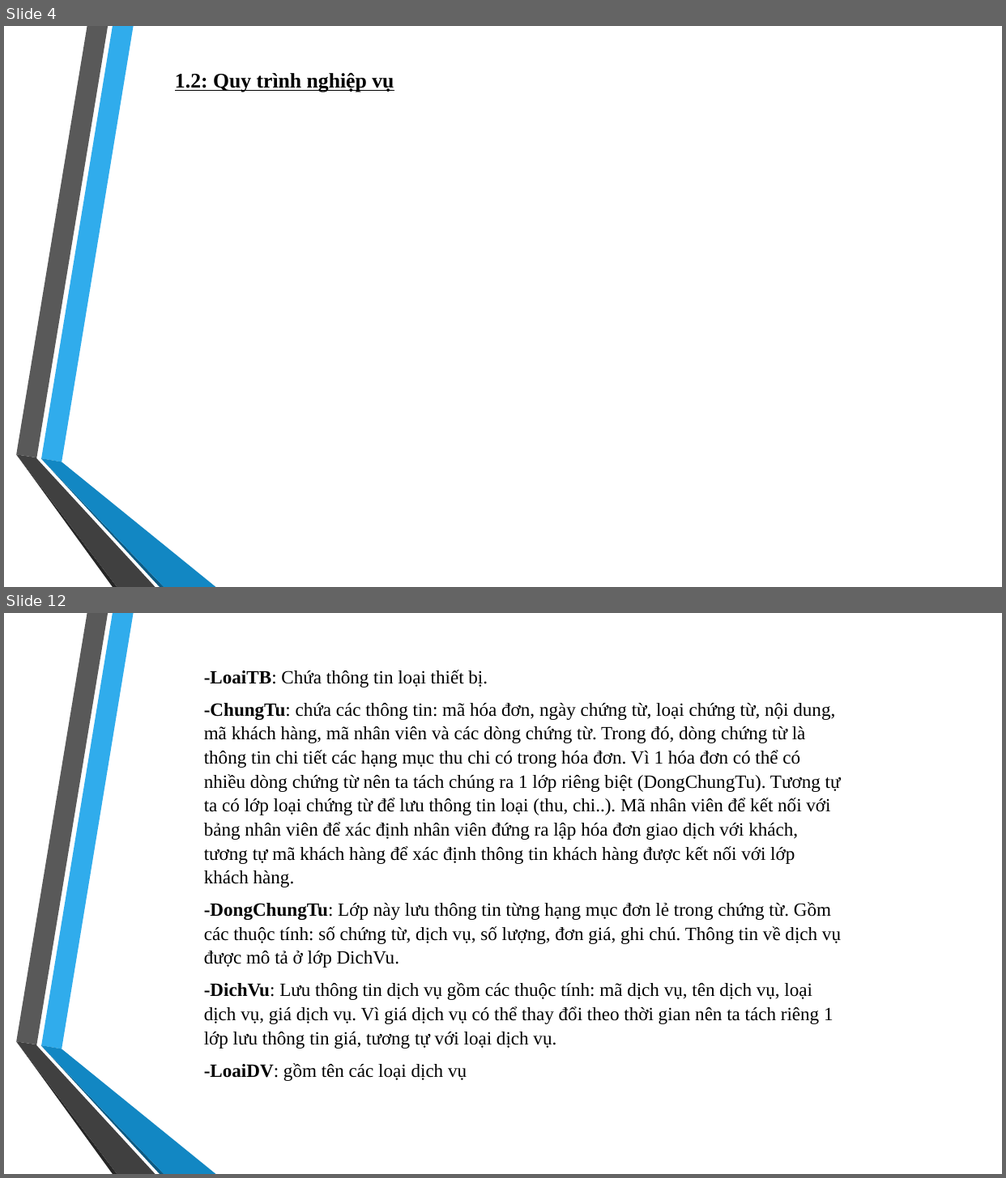
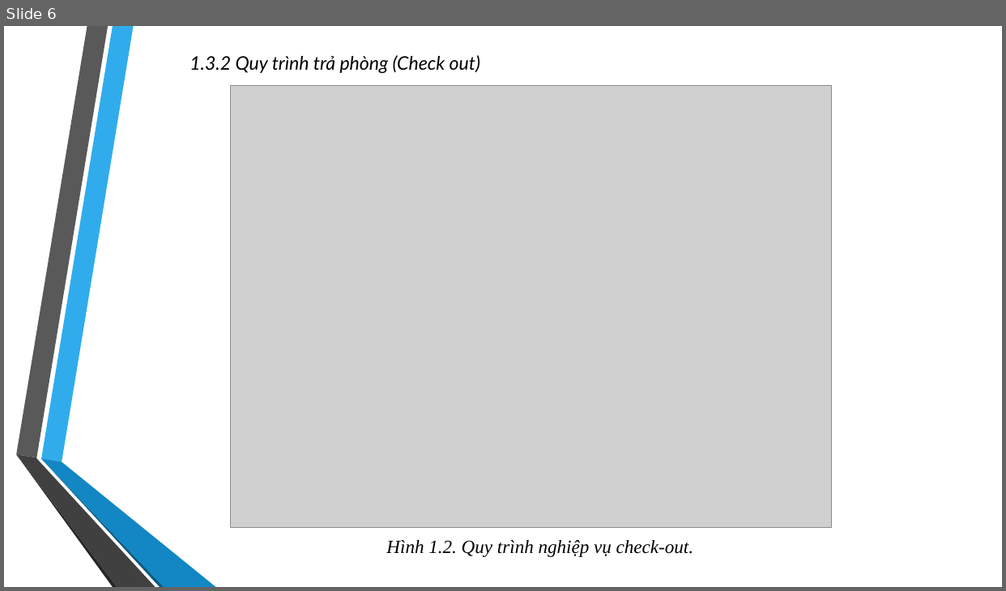
Before and after one commit to DaemonZZ/pttkht, a slide deck: QLKS.pptx. Shown one above the other, each under a label of ours: slides 4 and 12 before the commit, slide 6 after it; the slides between them are not shown. The pictures are 1006x1178 and 1006x591 pixels, drawn with LibreOffice and Linux fonts; fonts in the diff are those of the drawing; grey boxes stand for pictures; background and template pictures are left out. Boxes give left, top, right and bottom in pixels: in the first picture for what was removed or moved away, otherwise in the second. Text is boxed around its words. In the diff, an @@ line names an element or a change of style, - is before the commit and + after.

```diff
--- a/QLKS.pptx
+++ b/QLKS.pptx
@@ slide 12 removed at <box>4,613,1002,1174</box>, background picture (left out); not listed: 6 template elements that a slide beside it also shows @@
@@ text removed at <box>204,670,841,1081</box> @@
--LoaiTB: Chứa thông tin loại thiết bị.
--ChungTu: chứa các thông tin: mã hóa đơn, ngày chứng từ, loại chứng từ, nội dung, mã khách hàng, mã nhân viên và các dòng chứng từ. Trong đó, dòng chứng từ là thông tin chi tiết các hạng mục thu chi có trong hóa đơn. Vì 1 hóa đơn có thể có nhiều dòng chứng từ nên ta tách chúng ra 1 lớp riêng biệt (DongChungTu). Tương tự ta có lớp loại chứng từ để lưu thông tin loại (thu, chi..). Mã nhân viên để kết nối với bảng nhân viên để xác định nhân viên đứng ra lập hóa đơn giao dịch với khách, tương tự mã khách hàng để xác định thông tin khách hàng được kết nối với lớp khách hàng.
--DongChungTu: Lớp này lưu thông tin từng hạng mục đơn lẻ trong chứng từ. Gồm các thuộc tính: số chứng từ, dịch vụ, số lượng, đơn giá, ghi chú. Thông tin về dịch vụ được mô tả ở lớp DichVu.
--DichVu: Lưu thông tin dịch vụ gồm các thuộc tính: mã dịch vụ, tên dịch vụ, loại dịch vụ, giá dịch vụ. Vì giá dịch vụ có thể thay đổi theo thời gian nên ta tách riêng 1 lớp lưu thông tin giá, tương tự với loại dịch vụ.
--LoaiDV: gồm tên các loại dịch vụ
@@ what was slide 4 is now slide 6 @@
@@ slide 6 changed as well @@
@@ text added at <box>189,55,480,74</box>, 18 pt, text #000000, italic @@
+1.3.2 Quy trình trả phòng (Check out)
@@ picture added at <box>231,86,832,528</box> @@
@@ text at <box>386,540,693,557</box>: text changed; size 20 to 18 pt; bold off; italic on @@
-1.2: Quy trình nghiệp vụ
+Hình 1.2. Quy trình nghiệp vụ check-out.
```
Also in this commit, not shown: 5 other slides changed, 29 slides added, 8 other slides removed, 3 other files.
